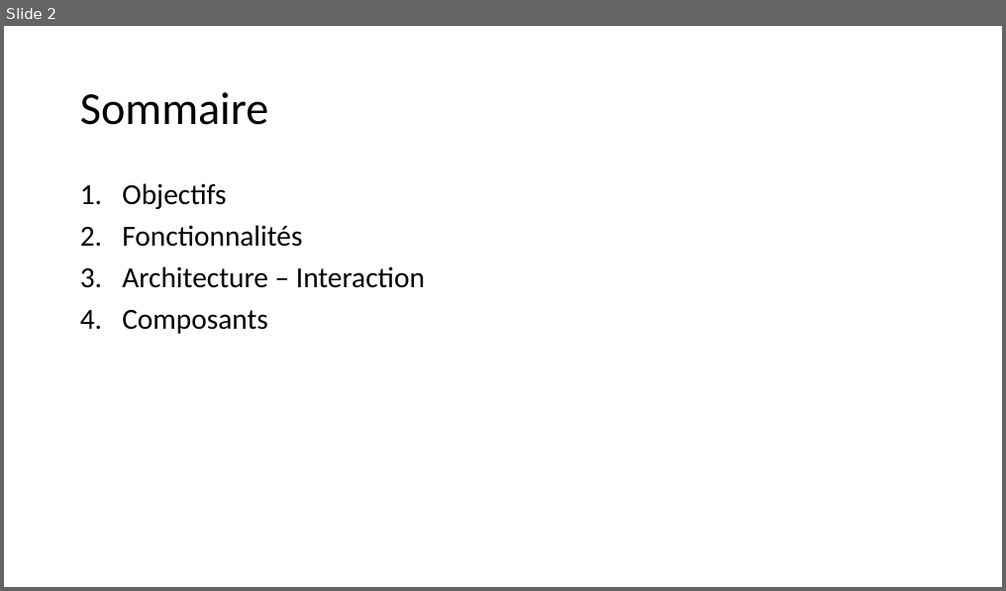
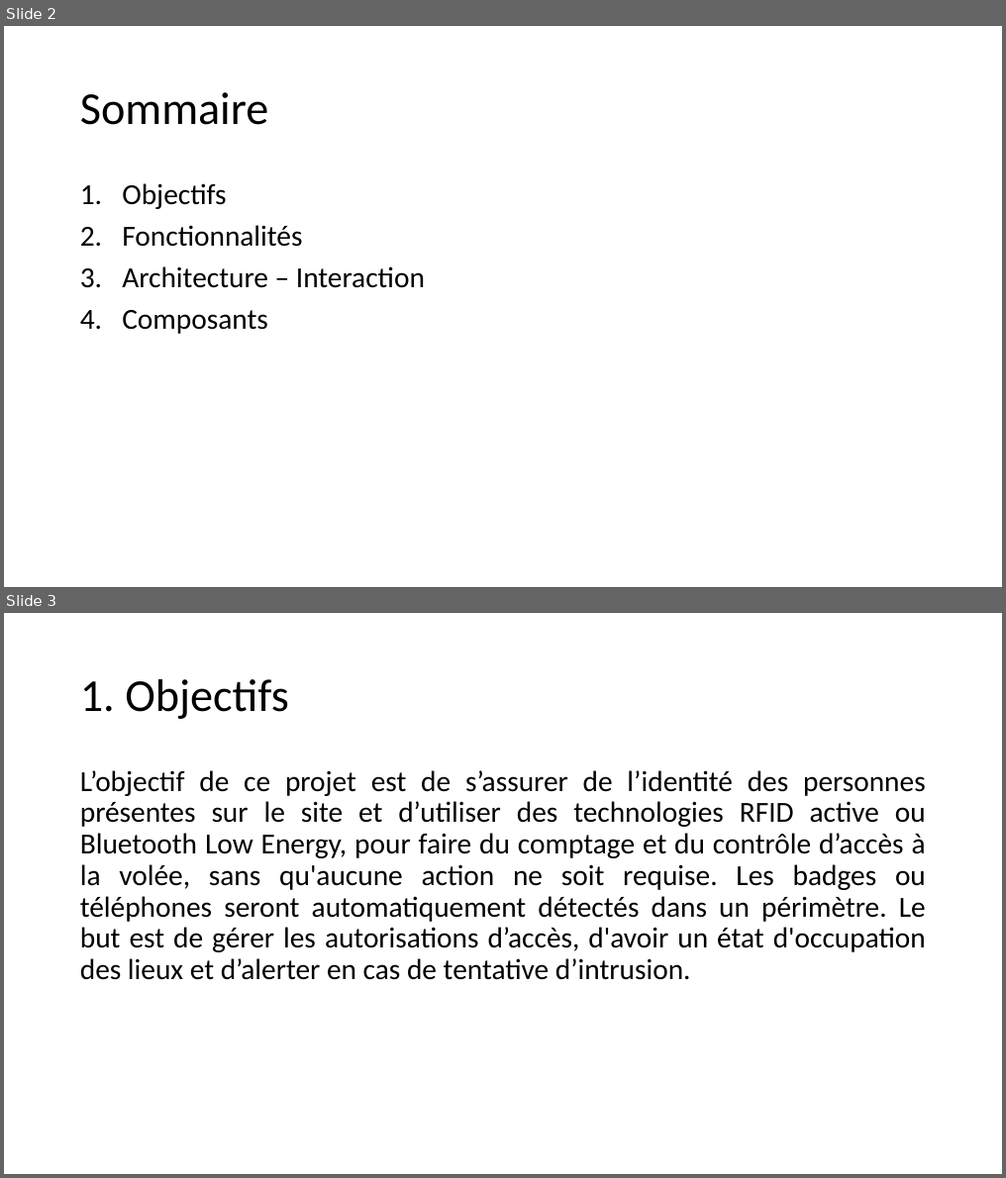
Before and after one commit to mapfra/lpiotia2022_GestionAccesBatiment, a slide deck: Gestion d’accès au batiment.pptx. Shown one above the other, each under a label of ours: slide 2 before the commit, slides 2 and 3 after it. The pictures are 1006x591 and 1006x1178 pixels, drawn with LibreOffice and Linux fonts; fonts in the diff are those of the drawing. Boxes give left, top, right and bottom in pixels: in the first picture for what was removed or moved away, otherwise in the second. Text is boxed around its words. In the diff, an @@ line names an element or a change of style, - is before the commit and + after.

Commit message:
Slides projet

```diff
--- a/Gestion d’accès au batiment.pptx
+++ b/Gestion d’accès au batiment.pptx
@@ slide 3 added at [4, 613, 1002, 1174], background #FFFFFF @@
@@ title added at [80, 679, 289, 719], 44 pt, text #000000 @@
+1. Objectifs
@@ text added at [80, 770, 926, 980], 28 pt, text #000000 @@
+L’objectif de ce projet est de s’assurer de l’identité des personnes présentes sur le site et d’utiliser des technologies RFID active ou Bluetooth Low Energy, pour faire du comptage et du contrôle d’accès à la volée, sans qu'aucune action ne soit requise. Les badges ou téléphones seront automatiquement détectés dans un périmètre. Le but est de gérer les autorisations d’accès, d'avoir un état d'occupation des lieux et d’alerter en cas de tentative d’intrusion.
```
Also in this commit, not shown: 1 slide changed, 3 other slides added.
